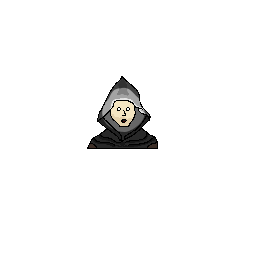
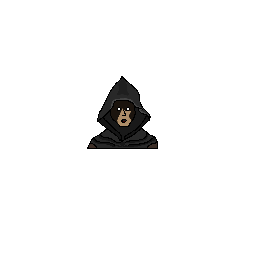
Layered file, before and after one edit (256x256). Changes by layer:
removed layer "face_lit100" over [111, 101, 135, 126]
removed layer "face_lit50" over [111, 101, 135, 126]
removed layer "face_lit25" over [111, 101, 135, 126]
removed layer "head_lit" over [98, 78, 149, 140]
